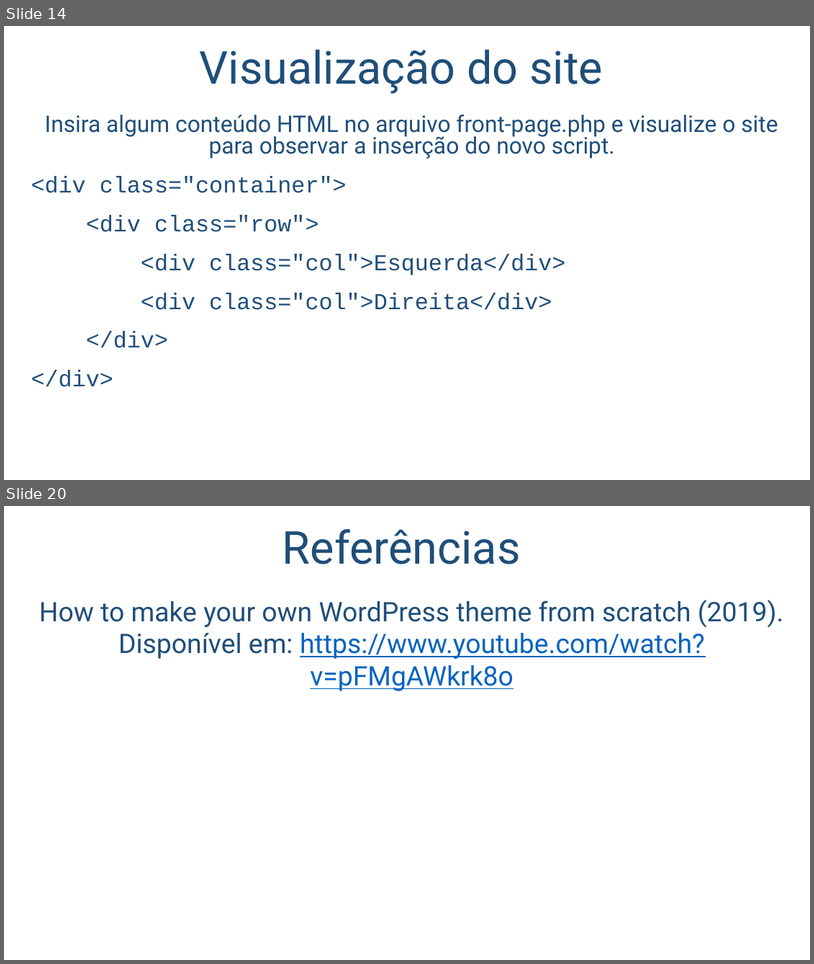
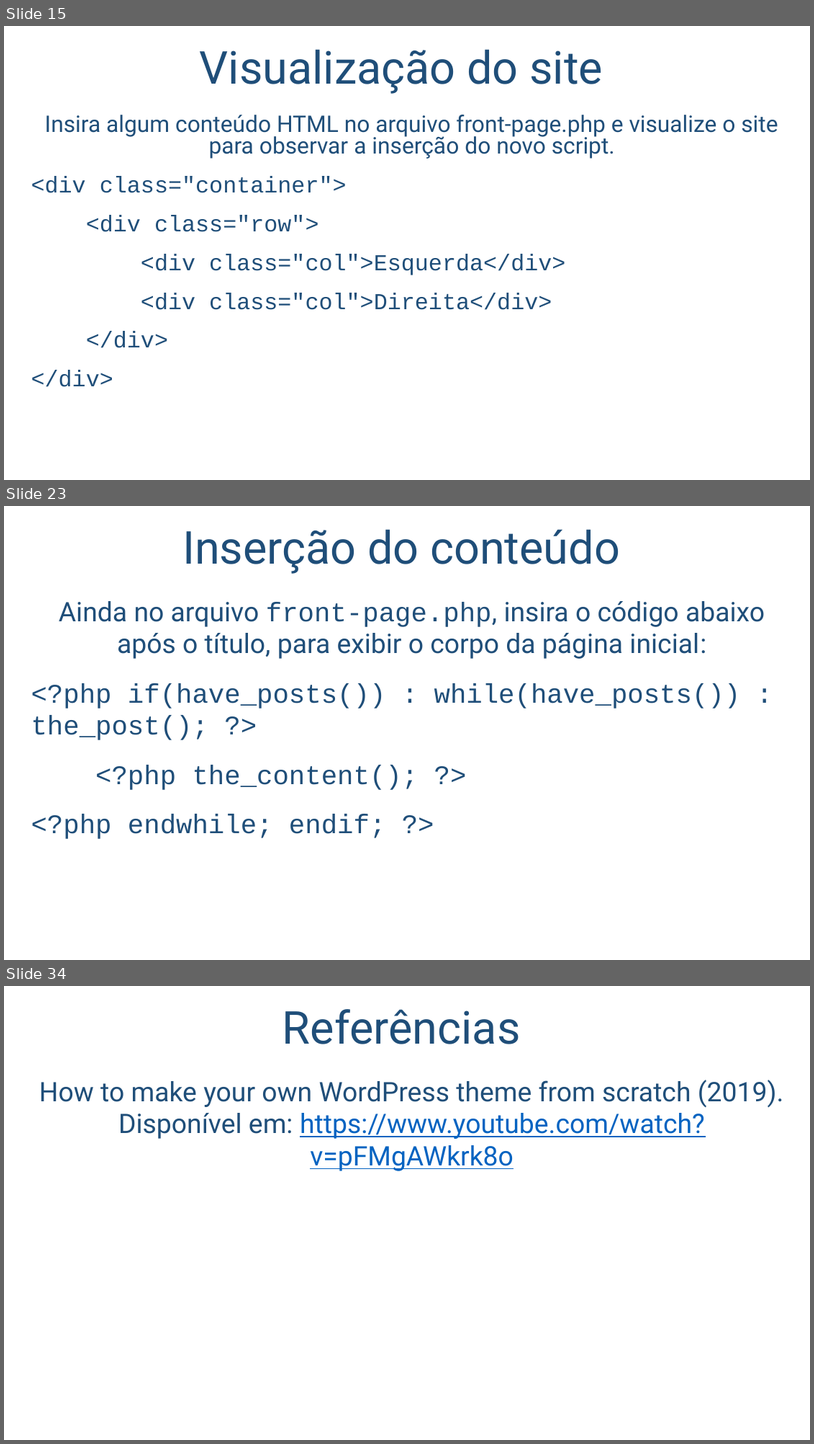
Before and after one commit to salmo-jr/public-slides, a slide deck: wordpress-como-criar-um-novo-tema.pptx. Shown one above the other, each under a label of ours: slides 14 and 20 before the commit, slides 15, 23 and 34 after it; the slides between them are not shown. The pictures are 814x964 and 814x1444 pixels, drawn with LibreOffice and Linux fonts; fonts in the diff are those of the drawing; background and template pictures are left out. Boxes give left, top, right and bottom in pixels: in the first picture for what was removed or moved away, otherwise in the second. Text is boxed around its words. In the diff, an @@ line names an element or a change of style, - is before the commit and + after.

```diff
--- a/wordpress-como-criar-um-novo-tema.pptx
+++ b/wordpress-como-criar-um-novo-tema.pptx
@@ slide 23 added at [4,506,810,960], background picture (left out) @@
@@ title added at [183,529,620,574], 54 pt, text #1F4E79 @@
+Inserção do conteúdo
@@ text added at [31,601,765,839], 32 pt, text #1F4E79 @@
+Ainda no arquivo front-page.php, insira o código abaixo após o título, para exibir o corpo da página inicial:
+<?php if(have_posts()) : while(have_posts()) : the_post(); ?>
+<?php the_content(); ?>
+<?php endwhile; endif; ?>
@@ what was slide 14 is now slide 15 @@
@@ what was slide 20 is now slide 34 @@
```
Also in this commit, not shown: 13 slides changed, 13 other slides added.
